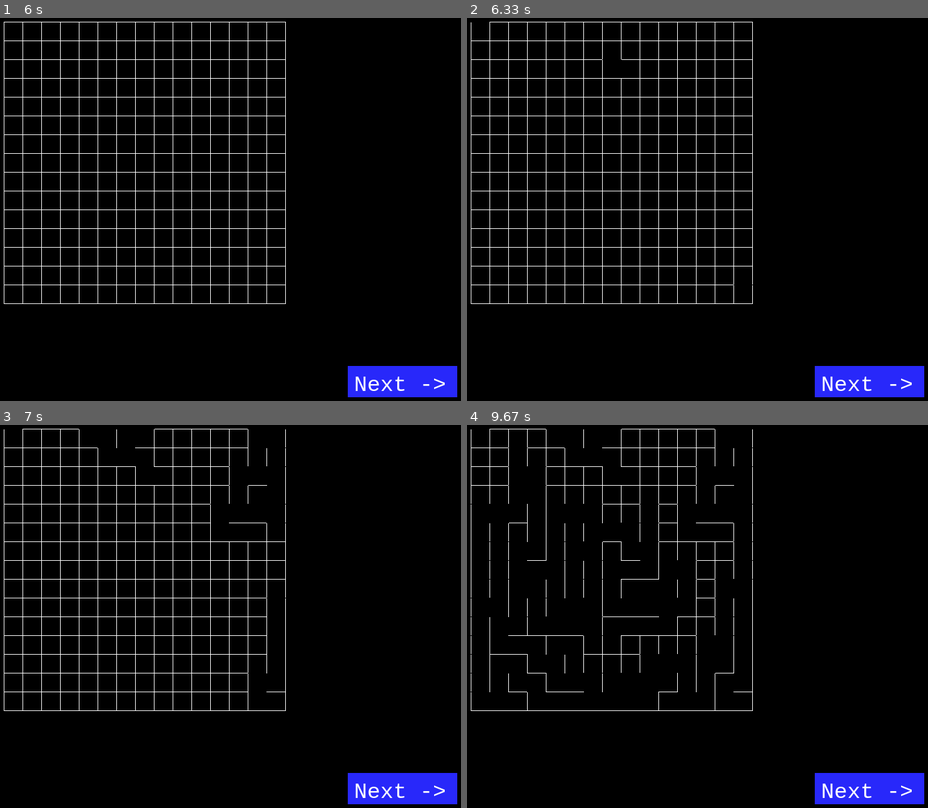
Above: before the commit, frames 1-4 (two rows, left to right).
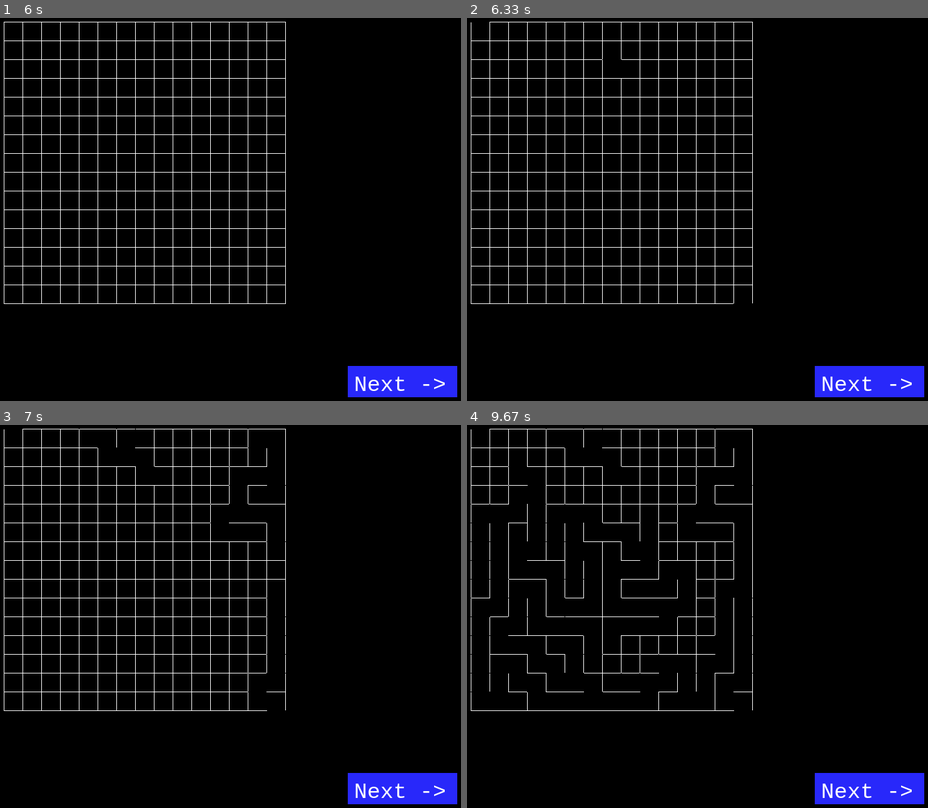
Above: after the commit, the same moments.

Repository: beandrea/pygameMazeSolver
Game: pygame game, started from main.py
The game is run twice, just before and just after one commit, with the same random seed, the same clock (stepped at 60 frames per second) and the same inputs.
Inputs (mouse positions are in pixels of both pictures, inside the frame that each line leads up to):
- Up to frame 1 (6 s): click (401, 381) at 0.38 s
- Up to frame 2 (6.33 s): click (868, 381) at 6.22 s
- Up to frame 3 (7 s): no input
- Up to frame 4 (9.67 s): no input

Frame 1 is identical in both runs. In frame 2, less than 0.1% of the frame differs, in the area x 57-63%, y 69-75%; in frame 3, 0.1%; in frame 4, 0.4%, in the area x 0-63%, y 0-75%.

Commit message:
Wall draw fixed

Diff:
--- a/cell.py
+++ b/cell.py
@@ -32,12 +32,12 @@
         if self.has_right_wall:
             pygame.draw.line(self.__screen, (255, 255, 255), (self.__x2, self.__y1), (self.__x2, self.__y2))
         else:
-            pygame.draw.line(self.__screen, (0, 0, 0), (self.__x1, self.__y1), (self.__x2, self.__y1))
+            pygame.draw.line(self.__screen, (0, 0, 0), (self.__x1, self.__y1), (self.__x2, self.__y2))
 
         if self.has_bottom_wall:
             pygame.draw.line(self.__screen, (255, 255, 255), (self.__x1, self.__y2), (self.__x2, self.__y2))
         else:
-            pygame.draw.line(self.__screen, (0, 0, 0), (self.__x1, self.__y1), (self.__x2, self.__y1))
+            pygame.draw.line(self.__screen, (0, 0, 0), (self.__x1, self.__y2), (self.__x2, self.__y2))
 
     def draw_move(self, to_cell, undo: bool = False):
         half_length = abs(self.__x2 - self.__x1) // 2
